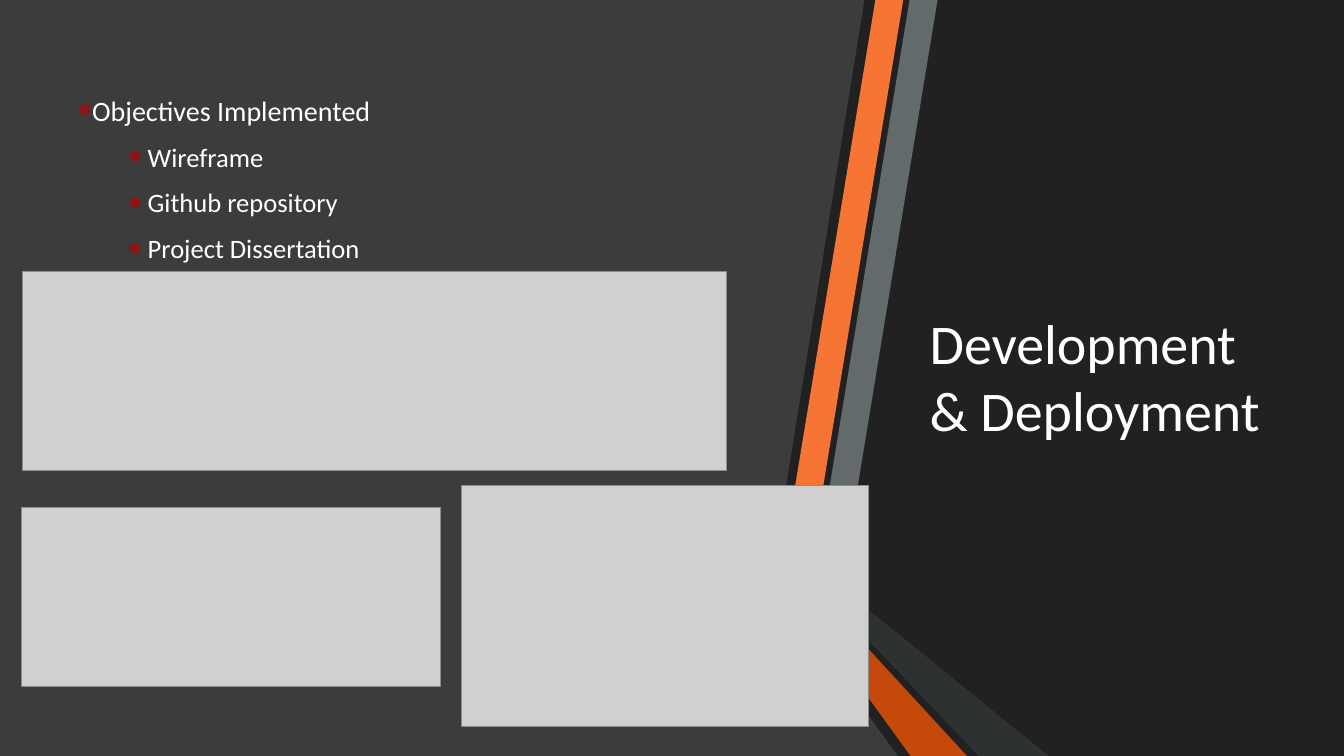
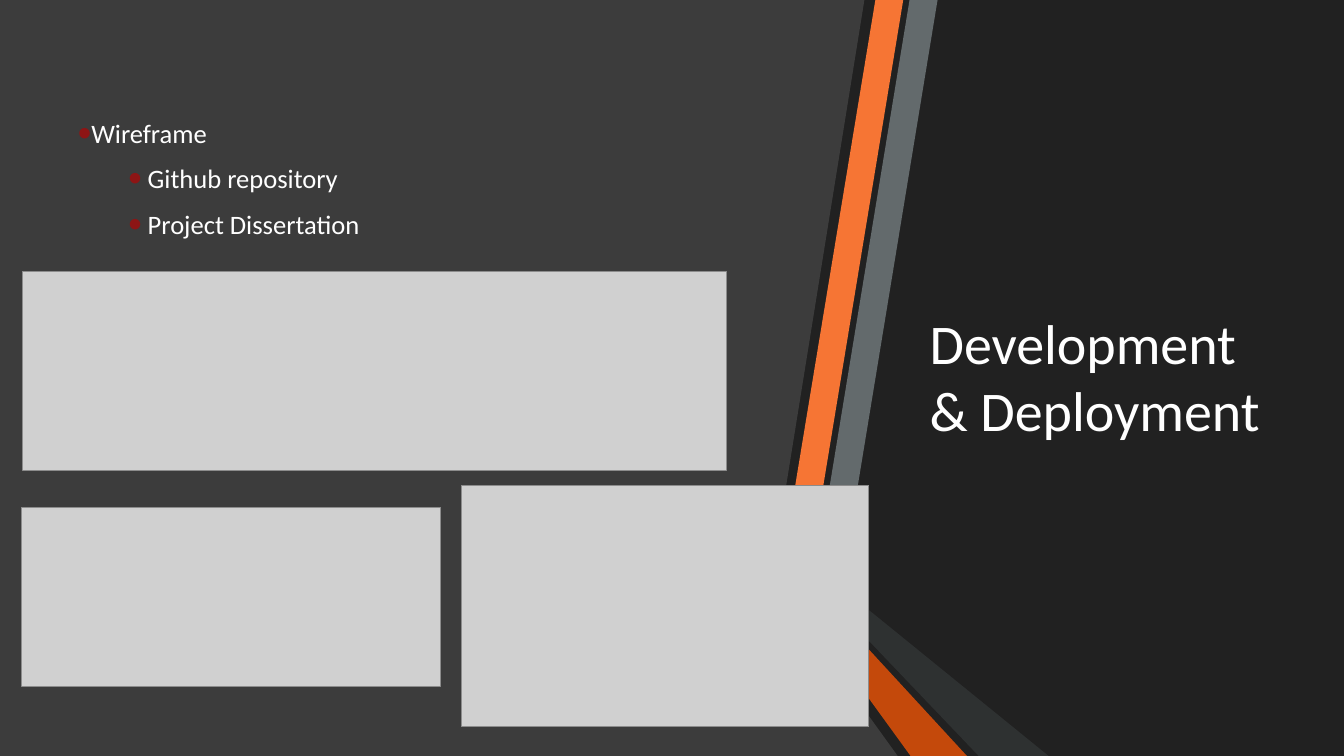
Before and after one commit to OskarGrzenda/FinalYearProject, a slide deck: slide 4 of Project Presentation.pptx. Drawn at 1344x756 pixels with LibreOffice and Linux fonts; fonts in the diff are those of the drawing; grey boxes stand for pictures. Boxes give left, top, right and bottom in pixels: in the first picture for what was removed or moved away, otherwise in the second. Text is boxed around its words. In the diff, an @@ line names an element or a change of style, - is before the commit and + after.

```diff
--- a/Project Presentation.pptx
+++ b/Project Presentation.pptx
@@ subtitle at [92,101,370,126]: paragraph removed @@
-• Objectives Implemented
@@ subtitle at [91,124,206,143]: list level 2 to 1 in "Wireframe" @@
```
Also in this commit, not shown: 2 other slides changed.
